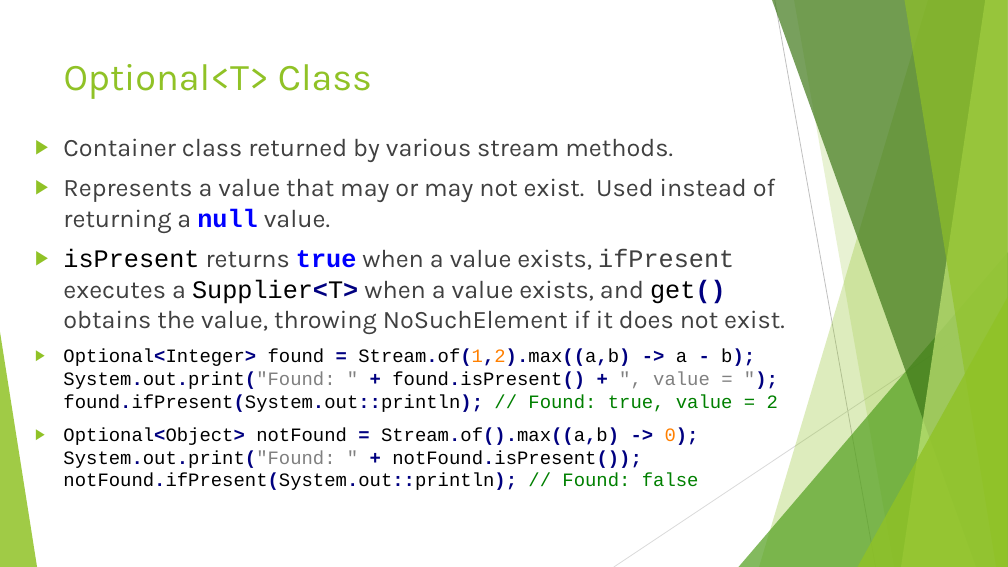
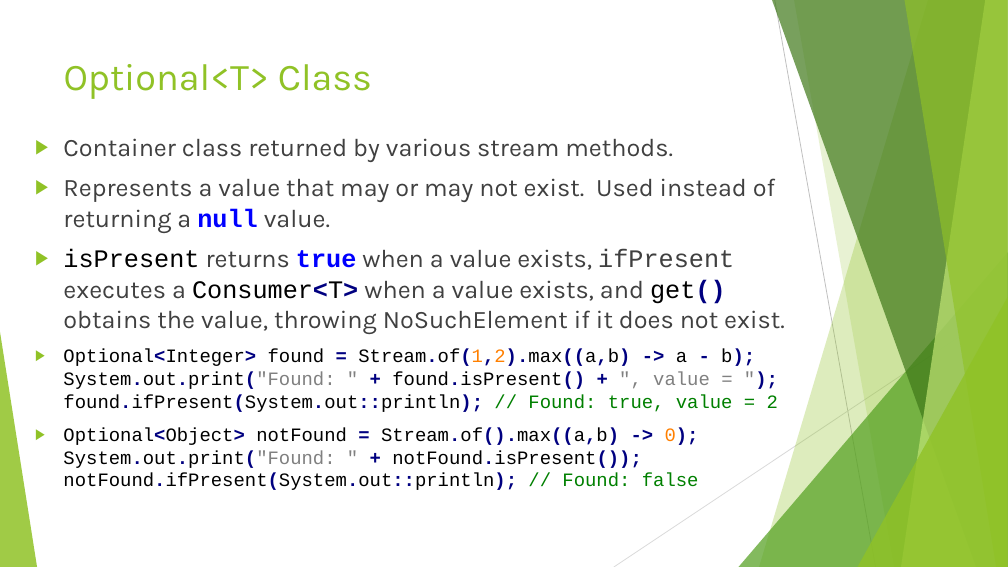
Before and after one commit to RichardRoda/2017-CodePaLOUsa-Lambda, a slide deck: slide 16 of Learning to Love the Lambda in the Stream.pptx. Drawn at 1008x567 pixels with LibreOffice and Linux fonts; fonts in the diff are those of the drawing. Boxes give left, top, right and bottom in pixels: in the first picture for what was removed or moved away, otherwise in the second. Text is boxed around its words. In the diff, an @@ line names an element or a change of style, - is before the commit and + after.

```diff
--- a/Learning to Love the Lambda in the Stream.pptx
+++ b/Learning to Love the Lambda in the Stream.pptx
@@ text at (x1=63, y1=249, x2=785, y2=334): text changed @@
-▶ isPresent returns true when a value exists, ifPresent executes a Supplier<T> when a value exists, and get() obtains the value, throwing NoSuchElement if it does not exist.
+▶ isPresent returns true when a value exists, ifPresent executes a Consumer<T> when a value exists, and get() obtains the value, throwing NoSuchElement if it does not exist.
```
Also in this commit, not shown: 1 other slide changed, 9 slides added, 4 slides removed, 1 other file.
